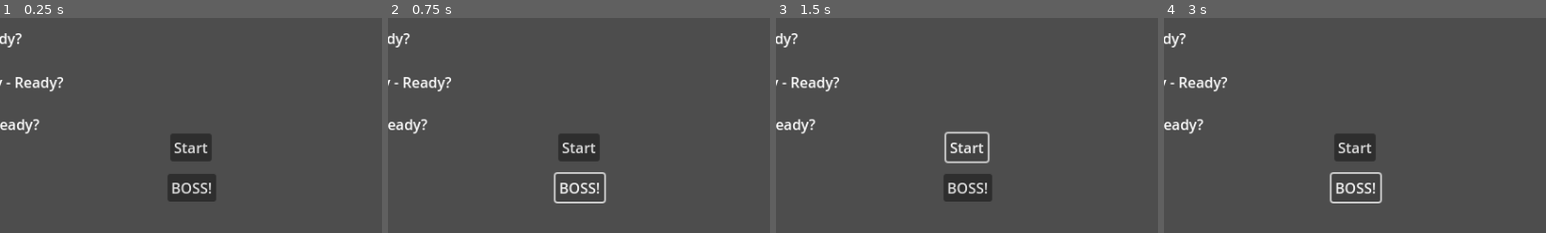
Above: before the commit, frames 1-4 (left to right).
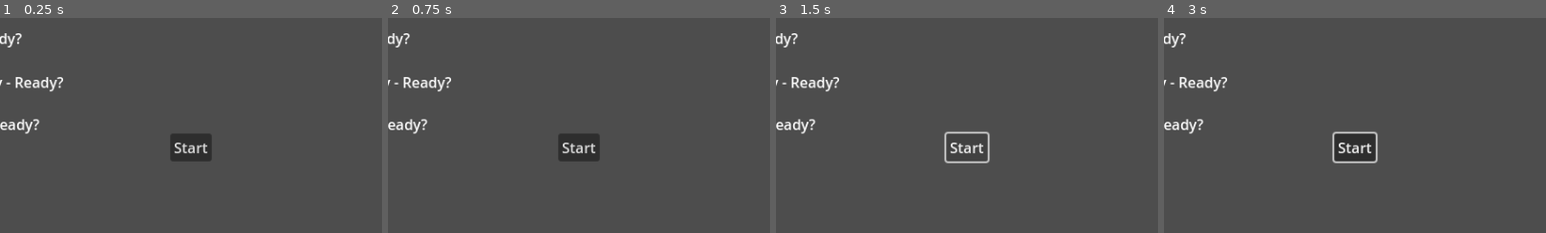
Above: after the commit, the same moments.

Repository: Topech/tick-souls
Game: Godot game, scene res://main_scene.tscn
The game is run twice, just before and just after one commit, with the same random seed, the same clock (stepped at 60 frames per second) and the same inputs.
Inputs (mouse positions are % of the whole screen's width and height, from its top left):
- Up to frame 1 (0.25 s): no input
- Up to frame 2 (0.75 s): click (50, 89) at 0.5 s, where only the run before the commit has a clickable "BOSS!"
- Up to frame 3 (1.5 s): click "Start" at 1.25 s
- Up to frame 4 (3 s): click "Start" at 2 s; click (50, 89) at 2.75 s, where only the run before the commit has a clickable "BOSS!"
The pictures show only the part of the screen within x 25-75%, y 50-100%; the shares and areas given below are measured in that part.

The runs differ from the first frame. In frame 1, 1.5% of the frame differs, in the area x 44-57%, y 72-86%; in frame 2, 0.8%; in frame 3, 1.5%; in frame 4, 1.2%.

Commit message:
go to boss plus boss cheat code

Diff:
--- a/main_scene.gd
+++ b/main_scene.gd
@@ -6,6 +6,9 @@
 var boss_round: Node
 var round_leaderboard: Node
 var win_board: Node
+
+
+var rounds_completed = 0
 
 
 func _on_main_menu_start_game() -> void:
@@ -20,23 +23,25 @@
 	boss_round = preload("res://root_scenes/boss_round/boss_round.tscn").instantiate()
 	boss_round.round_ended.connect(_on_boss_end)
 	add_child(boss_round)
-	if main_menu != null:
-		remove_child(main_menu)
-		main_menu = null
-	elif round_leaderboard != null:
-		remove_child(round_leaderboard)
-		round_leaderboard = null
+	remove_child(main_menu)
+	main_menu = null
 
 
 func _on_leaderboard_continue() -> void:
-	round_ = preload("res://root_scenes/round/round.tscn").instantiate()
-	round_.round_ended.connect(_on_round_end)
-	add_child(round_)
+	if (rounds_completed < 5):
+		round_ = preload("res://root_scenes/round/round.tscn").instantiate()
+		round_.round_ended.connect(_on_round_end)
+		add_child(round_)
+	else:
+		boss_round = preload("res://root_scenes/boss_round/boss_round.tscn").instantiate()
+		boss_round.round_ended.connect(_on_boss_end)
+		add_child(boss_round)
 	remove_child(round_leaderboard)
 	round_leaderboard = null
 
 
 func _on_round_end(round_duration: int) -> void:
+	rounds_completed += 1
 	round_leaderboard = preload("res://root_scenes/round/round_leaderboard.tscn").instantiate()
 	round_leaderboard.round_duration = round_duration
 	round_leaderboard.continue_pressed.connect(_on_leaderboard_continue)
--- a/project.godot
+++ b/project.godot
@@ -81,6 +81,11 @@
 , Object(InputEventJoypadButton,"resource_local_to_scene":false,"resource_name":"","device":-1,"button_index":0,"pressure":0.0,"pressed":true,"script":null)
 ]
 }
+menu_skip_to_boss={
+"deadzone": 0.2,
+"events": [Object(InputEventKey,"resource_local_to_scene":false,"resource_name":"","device":-1,"window_id":0,"alt_pressed":false,"shift_pressed":false,"ctrl_pressed":false,"meta_pressed":false,"pressed":false,"keycode":0,"physical_keycode":66,"key_label":0,"unicode":98,"location":0,"echo":false,"script":null)
+]
+}
 
 [layer_names]
 
--- a/root_scenes/main_menu/main_menu.gd
+++ b/root_scenes/main_menu/main_menu.gd
@@ -14,6 +14,8 @@
 @onready var p3_sprite = $PlayerIndicator3/WiggleSprite
 @onready var p4_sprite = $PlayerIndicator4/WiggleSprite
 
+# this is for boss cheat code
+var b_press_count = 0
 
 
 func _process(_delta: float) -> void:
@@ -32,12 +34,15 @@
 	p3_sprite.modulate = player_details_3.tinge
 	p4_sprite.modulate = player_details_4.tinge
 
+	if b_press_count >= 10:
+		start_boss.emit()
+
 
 func _on_button_pressed() -> void:
 	if len(PlayerInputDevices.get_all_players()) > 0:
 		start_game.emit()
 
 
-func _on_boss_button_pressed() -> void:
-	if len(PlayerInputDevices.get_all_players()) > 0:
-		start_boss.emit()
+func _input(event: InputEvent) -> void:
+	if event.is_action_pressed("menu_skip_to_boss"):
+		b_press_count += 1
--- a/root_scenes/main_menu/main_menu.tscn
+++ b/root_scenes/main_menu/main_menu.tscn
@@ -17,14 +17,6 @@
 
 [node name="ControllerDetector" type="Node" parent="."]
 script = ExtResource("2_u4xch")
-
-[node name="BossButton" type="Button" parent="."]
-layout_mode = 0
-offset_left = 398.0
-offset_top = 414.0
-offset_right = 452.0
-offset_bottom = 445.0
-text = "BOSS!"
 
 [node name="Button" type="Button" parent="."]
 layout_mode = 1
@@ -153,5 +145,4 @@
 theme_override_font_sizes/font_size = 32
 text = "Tick Souls"
 
-[connection signal="pressed" from="BossButton" to="." method="_on_boss_button_pressed"]
 [connection signal="pressed" from="Button" to="." method="_on_button_pressed"]
--- a/tweezers/tweezers.tscn
+++ b/tweezers/tweezers.tscn
@@ -2,7 +2,7 @@
 
 [ext_resource type="Script" uid="uid://vrmuj5r511pl" path="res://tweezers.gd" id="1_w0b0y"]
 [ext_resource type="Texture2D" uid="uid://cjkji2ehqffjy" path="res://assets/tweezer_spritesheet.png" id="2_ewwud"]
-[ext_resource type="AudioStream" path="res://assets/sound_effects/tweezers-1.mp3" id="3_ewwud"]
+[ext_resource type="AudioStream" uid="uid://co6lupkahkw1q" path="res://assets/sound_effects/tweeze/tweezers-1.mp3" id="3_ewwud"]
 
 [sub_resource type="RectangleShape2D" id="RectangleShape2D_1bvp3"]
 
